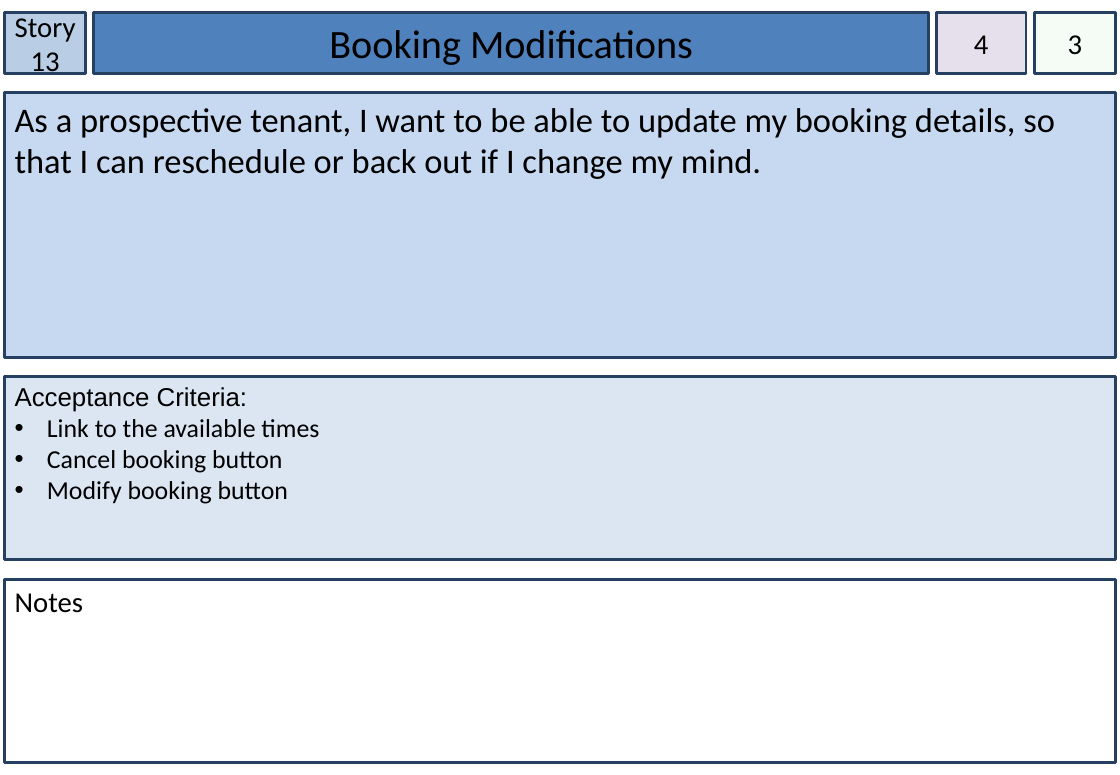
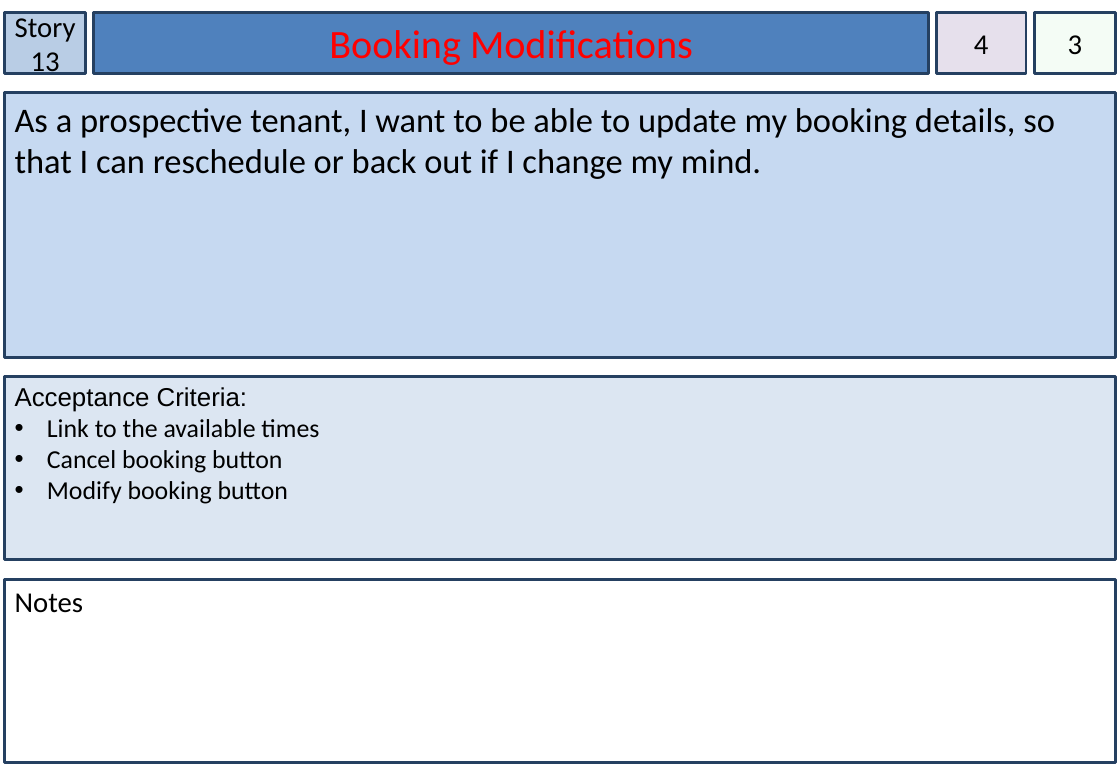
Before and after one commit to cshor24/IFB299-Group-26---Property-Management, a slide deck: slide 15 of Story Cards version a million.pptx. Drawn at 1120x775 pixels with LibreOffice and Linux fonts; fonts in the diff are those of the drawing. Boxes give left, top, right and bottom in pixels: in the first picture for what was removed or moved away, otherwise in the second. Text is boxed around its words. In the diff, an @@ line names an element or a change of style, - is before the commit and + after.

```diff
--- a/Story Cards version a million.pptx
+++ b/Story Cards version a million.pptx
@@ rectangle "Booking Modifications" at box(94, 12, 929, 73): text colour #000000 to #FF0000 @@
```
Also in this commit, not shown: 7 other slides changed.
